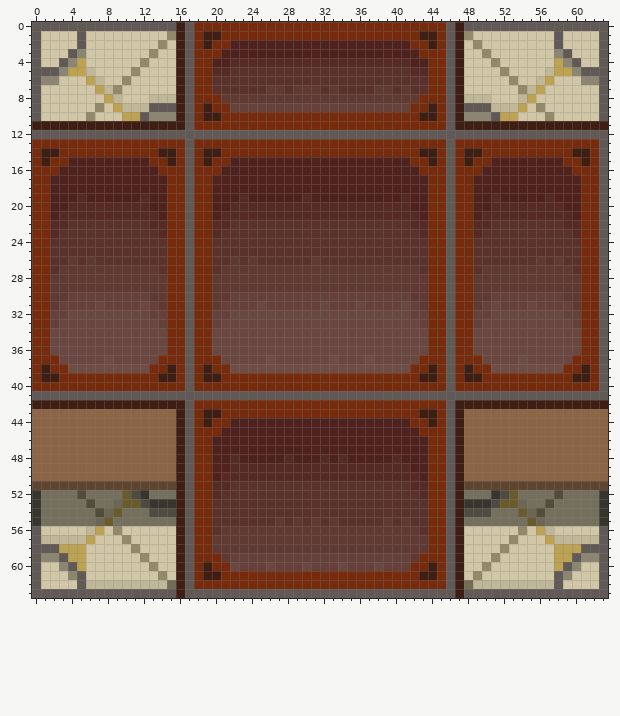
Pixel-art sprite: SanityRush/Assets/Resources/Sprites/Cross_Wall.png. Above, as it was before the edit.
The file is 64x64 pixels. Colours within 5 levels of each other are drawn and written as one.
The result:
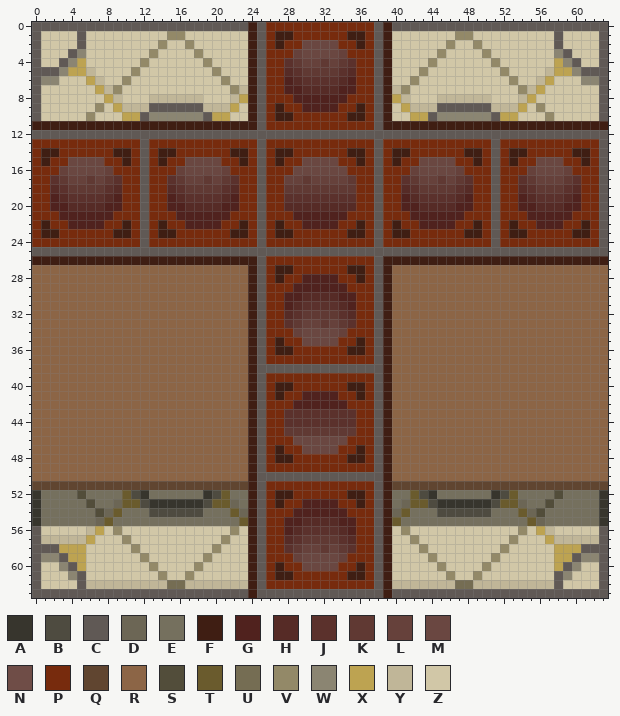
Palette (. is transparent): A #37352d  B #4e4b40  C #605955  D #6c6655  E #75705e  F #3f1e13  G #50221e  H #562b26  J #5b312c  K #603933  L #66413b  M #6a4741  N #6f4d47  P #772b0d  Q #604530  R #8c6546  S #524d3a  T #6a5b2d  U #756d53  V #938968  W #8b8572  X #bda351  Y #c0b698  Z #d1c7a7
What changed:
Changed rows in their new state; - is an unchanged pixel.
first column x 0:
 0 ----------------C-CCCCCCFC------------CFCCCCCC-C----------------
 1 ----------------VZZZZZZZFC-FF------FF-CFZZZZZZZV----------------
 2 ----------------ZVZZZZZZFCPFPPMMMMPPFPCFZZZZZZVZ----------------
 3 ----------------ZZVZZZZZFCPPPLMMMMLPPPCFZZZZZVZZ----------------
 4 ----------------ZZZVZZZZFCPPJKLLKLKJPPCFZZZZVZZZ----------------
 5 ----------------ZZZZVZZZFCPPH-KKKK-HPPCFZZZVZZZZ----------------
 6 ----------------ZZZZZVZZFCPPGH----HGPPCFZZVZZZZZ----------------
 7 ----------------ZZZZZZVYFCPPGGHHHHGGPPCFYVZZZZZZ----------------
 8 ----------------YYYZZZYXFCPPPGGGGGGPPPCFXYZZZYYY----------------
 9 ----------------C-CYYYXZFCPFPPGGGGPPFPCFZXYYYC-C----------------
10 ----------------WWWCXXZZFC-FF------FF-CFZZXXCWWW----------------
11 -----------------FFFFFFFFC------------CFFFFFFFF-----------------
13 ------------C----P-------C------------C-------P----C------------
14 ---------FF-C----P-PP-FF-C-FF------FF-C-FF-PP-P----C-FF---------
15 ----MMMMPPFPC-FP-MMMM-PFPCPFPPMMMMPPFPCPFP-MMMM-PF-CPFPPMMM-----
16 ---LMMMMLPPPCP--LMMMMLPPPCPPPMMMMMMPPPCPPPLMMMML--PCPPPLMMML----
17 --JKLLKLKJPPCPPJKLLKLKJPPCPPLLKLLLLKPPCPPJKLLKLKJPPCPPJKLLLKJ---
18 --HJKKKKJHPPCPPHJKKKKJHPPCPPKKKKKKKKPPCPPHJKKKKJHPPCPPHJKKKJH---
19 ---HJJJJH-PPCPPGHJJJJH-PPCPPJJJJJJJJPPCPPGHJJJJHGPPCPP-HJJJH----
20 --------GGPPCPPGGHHHH-GPPCPP--------PPCPPG-HHHHGGPPCPPGG--------
21 --PGGGGGGPPPCPP-GGGG-GPPPCPPPGGGGGGPPPCPPPG-GGGG-PPCPPPGGGGGP---
22 -FPPGGGGPPFPCPF--GGGGPPFPCPFPPGGGGPPFPCPFPPGGGG--FPCPFPPGGGPPF--
23 -FFPPPPPPFFPCPFF-P--PPFFPCPFFPPPPPPFFPCPFFPP--P-FFPCPFFPPPPPFF--
24 --PPPPPPPPPPCPP--P--PPPPPCPPPPPPPPPPPPCPPPPP--P--PPCPPPPPPPPP---
25 CCCCCCCCCCCCCCCCC-CCCCCCCCCCCCCCCCCCCCCCCCCCCC-CCCCCCCCCCCCCCCC-
26 FFFFFFFFFFFFFFFFFFFFFFFFFCPPPPPPPPPPPPCFFFFFFFFFFFFFFFFFFFFFFFFF
27 RRRRRRRRRRRRRRRRRRRRRRRRFCPFFPPPPPPFFPCFRRRRRRRRRRRRRRRRRRRRRRRR
28 RRRRRRRRRRRRRRRRRRRRRRRRFCPFPPGGGGPPFPCFRRRRRRRRRRRRRRRRRRRRRRRR
29 RRRRRRRRRRRRRRRRRRRRRRRRFCPPPGGGGGGPPPCFRRRRRRRRRRRRRRRRRRRRRRRR
30 RRRRRRRRRRRRRRRRRRRRRRRRFCPPGGHHHHGGPPCFRRRRRRRRRRRRRRRRRRRRRRRR
31 RRRRRRRRRRRRRRRRRRRRRRRRFCPPGHJJJJHGPPCFRRRRRRRRRRRRRRRRRRRRRRRR
32 RRRRRRRRRRRRRRRRRRRRRRRRFCPPHJKKKKJHPPCFRRRRRRRRRRRRRRRRRRRRRRRR
33 RRRRRRRRRRRRRRRRRRRRRRRRFCPPJKLLKLKJPPCFRRRRRRRRRRRRRRRRRRRRRRRR
34 RRRRRRRRRRRRRRRRRRRRRRRRFCPPPL----LPPPCFRRRRRRRRRRRRRRRRRRRRRRRR
35 RRRRRRRRRRRRRRRRRRRRRRRRFCPFPP----PPFPCFRRRRRRRRRRRRRRRRRRRRRRRR
36 RRRRRRRRRRRRRRRRRRRRRRRRFCPFFPPPPPPFFPCFRRRRRRRRRRRRRRRRRRRRRRRR
37 RRRRRRRRRRRRRRRRRRRRRRRRFCPPPPPPPPPPPPCFRRRRRRRRRRRRRRRRRRRRRRRR
38 RRRRRRRRRRRRRRRRRRRRRRRRFCCCCCCCCCCCCCCFRRRRRRRRRRRRRRRRRRRRRRRR
39 RRRRRRRRRRRRRRRRRRRRRRRRFC------------CFRRRRRRRRRRRRRRRRRRRRRRRR
40 RRRRRRRRRRRRRRRRRRRRRRRRFC-FF------FF-CFRRRRRRRRRRRRRRRRRRRRRRRR
41 RRRRRRRRRRRRRRRRRRRRRRRRF-PFPPGGGGPPFP-FRRRRRRRRRRRRRRRRRRRRRRRR
42 RRRRRRRRRRRRRRRRRRRRRRRRFC---GGGGGG---CFRRRRRRRRRRRRRRRRRRRRRRRR
43 ----------------RRRRRRRRFC--JJJJJJJJ--CFRRRRRRRR----------------
44 ----------------RRRRRRRRFCPPJJJJJJJJPPCFRRRRRRRR----------------
45 ----------------RRRRRRRRFCPPKKKKKKKKPPCFRRRRRRRR----------------
46 ----------------RRRRRRRRFCPPPMMMMMMPPPCFRRRRRRRR----------------
47 ----------------RRRRRRRRFCPFPPMMMMPPFPCFRRRRRRRR----------------
48 ----------------RRRRRRRRFCPFFPPPPPPFFPCFRRRRRRRR----------------
49 ----------------RRRRRRRRFCPPPPPPPPPPPPCFRRRRRRRR----------------
50 ----------------RRRRRRRRFCCCCCCCCCCCCCCFRRRRRRRR----------------
51 ----------------QQQQQQQQFCPPPPPPPPPPPPCFQQQQQQQQ----------------
52 ----------------EEEABTEEFCPFFPPPPPPFFPCFEETBAEEE----------------
53 ----------------AAABTTDEFCPFPPGGGGPPFPCFEDTTBAAA----------------
54 ----------------BBBEEETDFCPPPGGGGGGPPPCFDTEEEBBB----------------
55 ----------------EEEEEEETFCPPGGHHHHGGPPCFTEEEEEEE----------------
56 ----------------ZZZZZZVZFCPPGHJJJJHGPPCFZVZZZZZZ----------------
57 ----------------ZZZZZVZZFCPPHJ----JHPPCFZZVZZZZZ----------------
58 ----------------ZZZZVZZZFCPPJ-LL-L-JPPCFZZZVZZZZ----------------
59 ----------------ZZZVZZZZFCPPP-MMMM-PPPCFZZZZVZZZ----------------
60 ----------------ZZVZZZZZFCPFPP-MMMPPFPCFZZZZZVZZ----------------
61 ----------------ZVZZZZZZFC-FF------FF-CFZZZZZZVZ----------------
62 ----------------UYYYYYYYFC------------CFYYYYYYYU----------------
63 ----------------C-------F--------------F-------C----------------
Boxes around the changes in both pictures, in picture pixels (x1, y1, x2, y2):
changed: (32, 22, 608, 598)
